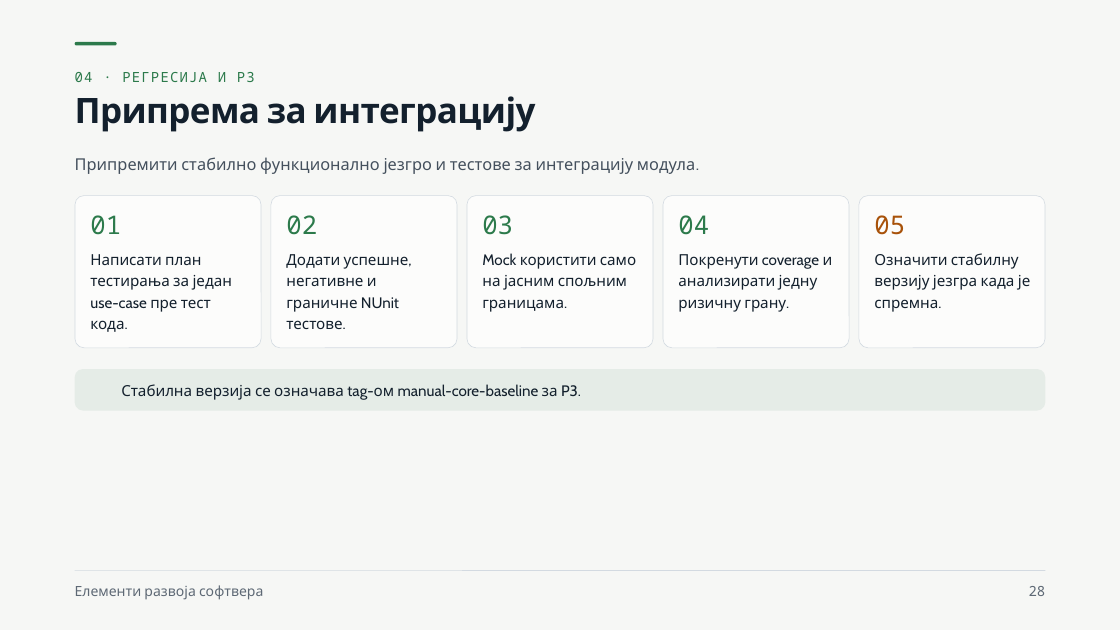
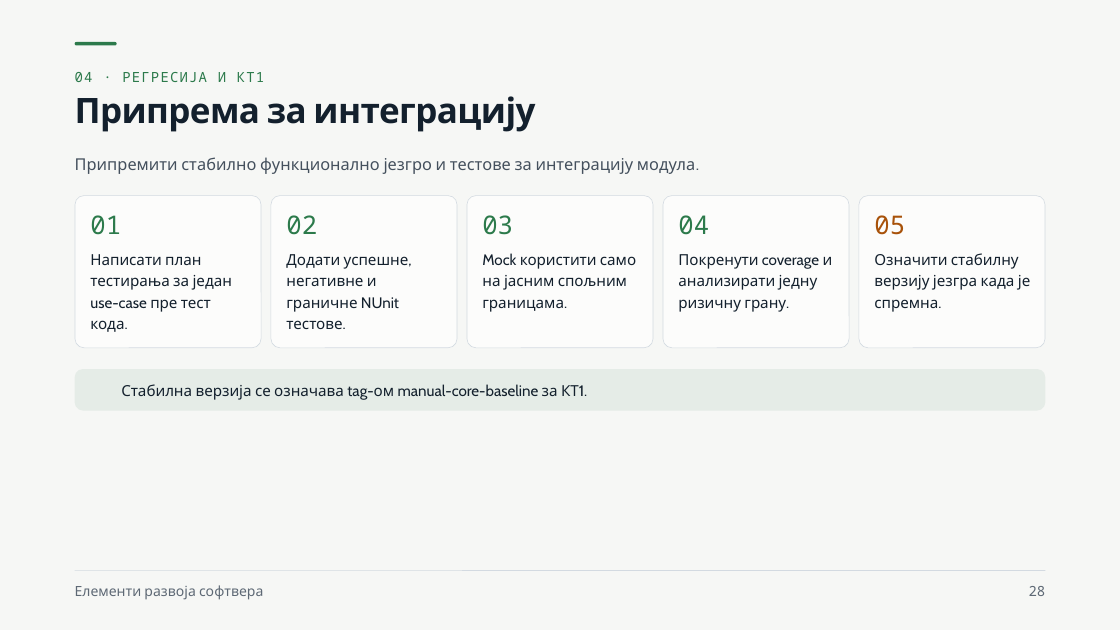
Before and after one commit to owlCoder/ftn-nastavni-materijali, a slide deck: slide 28 of 01 Elementi Razvoja Softvera/02 Prezentacije/PPTX/04 Тестабилни дизајн, NUnit, Moq и покривеност кода.pptx. Drawn at 1120x630 pixels with LibreOffice and Linux fonts; fonts in the diff are those of the drawing; background and template pictures are left out. Boxes give left, top, right and bottom in pixels: in the first picture for what was removed or moved away, otherwise in the second. Text is boxed around its words. In the diff, an @@ line names an element or a change of style, - is before the commit and + after.

```diff
--- a/01 Elementi Razvoja Softvera/02 Prezentacije/PPTX/04 Тестабилни дизајн, NUnit, Moq и покривеност кода.pptx
+++ b/01 Elementi Razvoja Softvera/02 Prezentacije/PPTX/04 Тестабилни дизајн, NUnit, Moq и покривеност кода.pptx
@@ text at [75, 72, 264, 82]: text changed @@
-04 · РЕГРЕСИЈА И P3
+04 · РЕГРЕСИЈА И КТ1
@@ text at [121, 384, 558, 400]: text changed @@
-Стабилна верзија се означава tag-ом manual-core-baseline за P3.
+Стабилна верзија се означава tag-ом manual-core-baseline за КТ1.
```
Also in this commit, not shown: 6 other slides changed, 21 other files.
